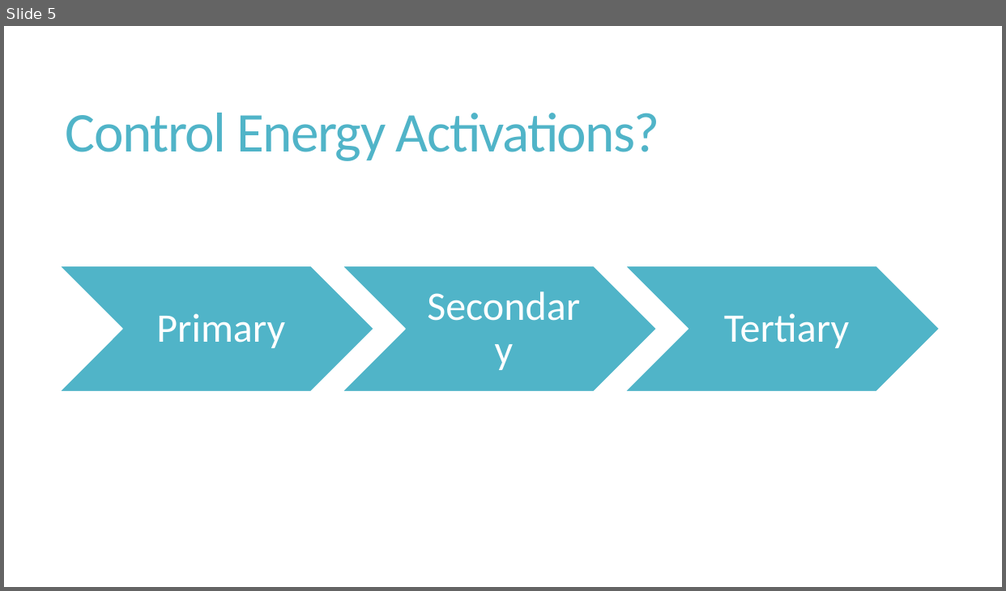
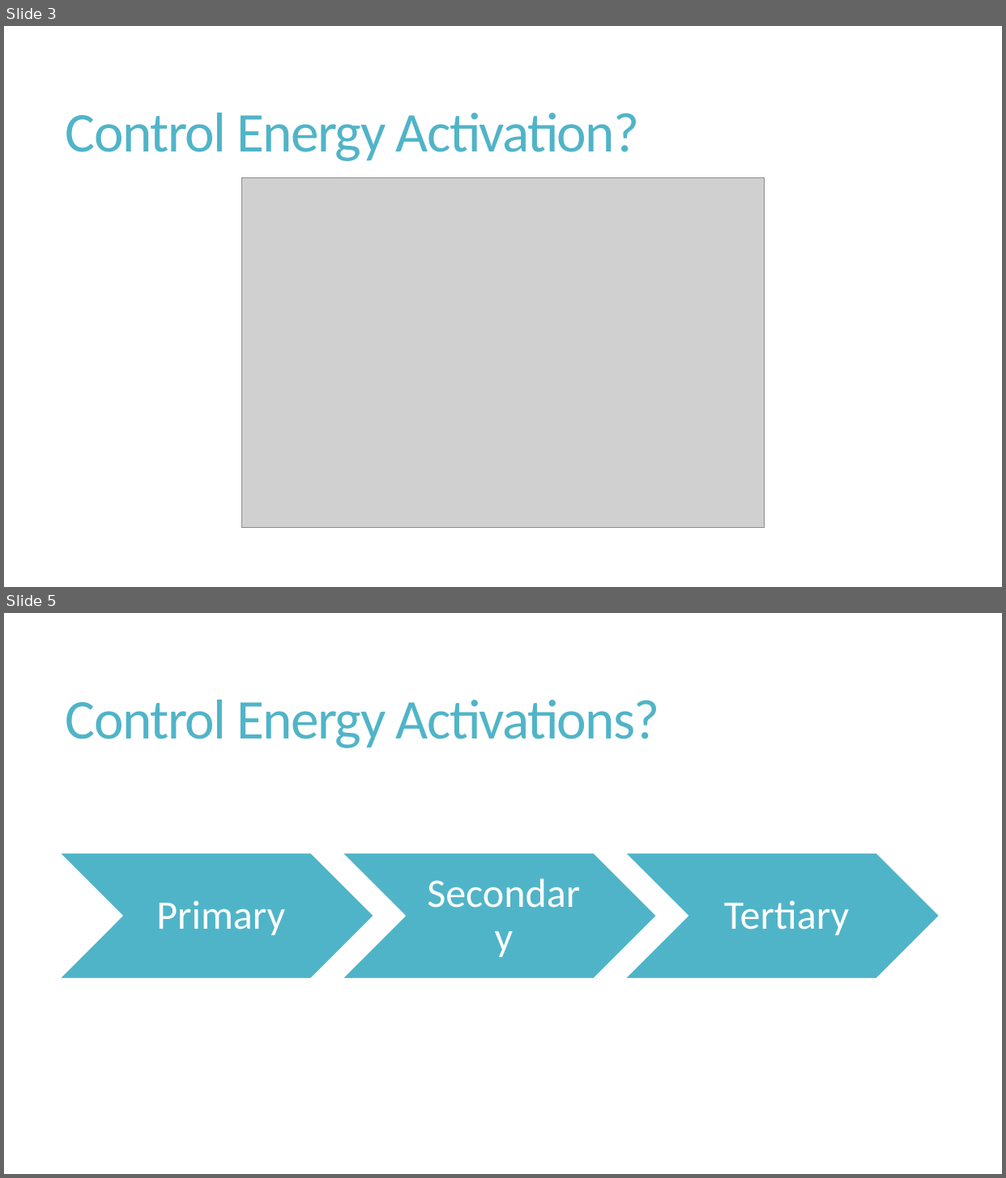
Before and after one commit to v4rp1ng/EDHD_2024_BKW_Predicting_aFRR_Volumes, a slide deck: Predicting Control Energy Volumes for Grid Stability.pptx. Shown one above the other, each under a label of ours: slide 5 before the commit, slides 3 and 5 after it; the slides between them are not shown. The pictures are 1006x591 and 1006x1178 pixels, drawn with LibreOffice and Linux fonts; fonts in the diff are those of the drawing; grey boxes stand for pictures. Boxes give left, top, right and bottom in pixels: in the first picture for what was removed or moved away, otherwise in the second. Text is boxed around its words. In the diff, an @@ line names an element or a change of style, - is before the commit and + after.

```diff
--- a/Predicting Control Energy Volumes for Grid Stability.pptx
+++ b/Predicting Control Energy Volumes for Grid Stability.pptx
@@ slide 3 added at bbox=[4, 26, 1002, 587], background #FFFFFF @@
@@ title added at bbox=[66, 113, 639, 161], 54 pt, text #50B4C8 @@
+Control Energy Activation?
@@ picture added at bbox=[242, 177, 765, 527] @@
```
Also in this commit, not shown: 5 slides changed, 8 other slides added, 4 slides removed.
